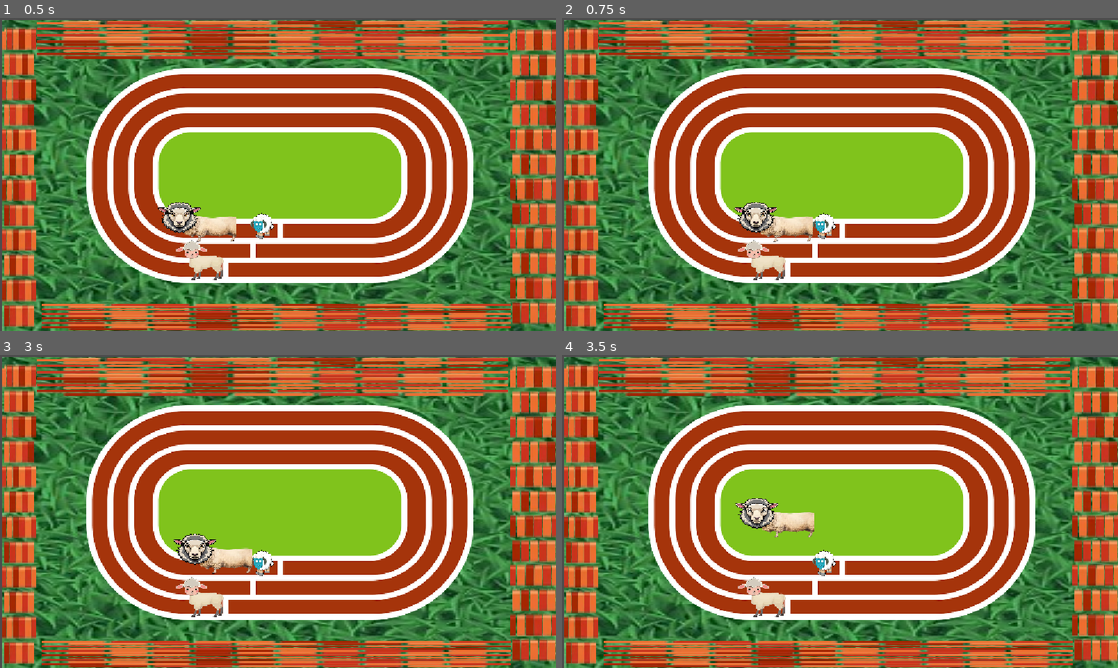
Above: before the commit, frames 1-4 (two rows, left to right).
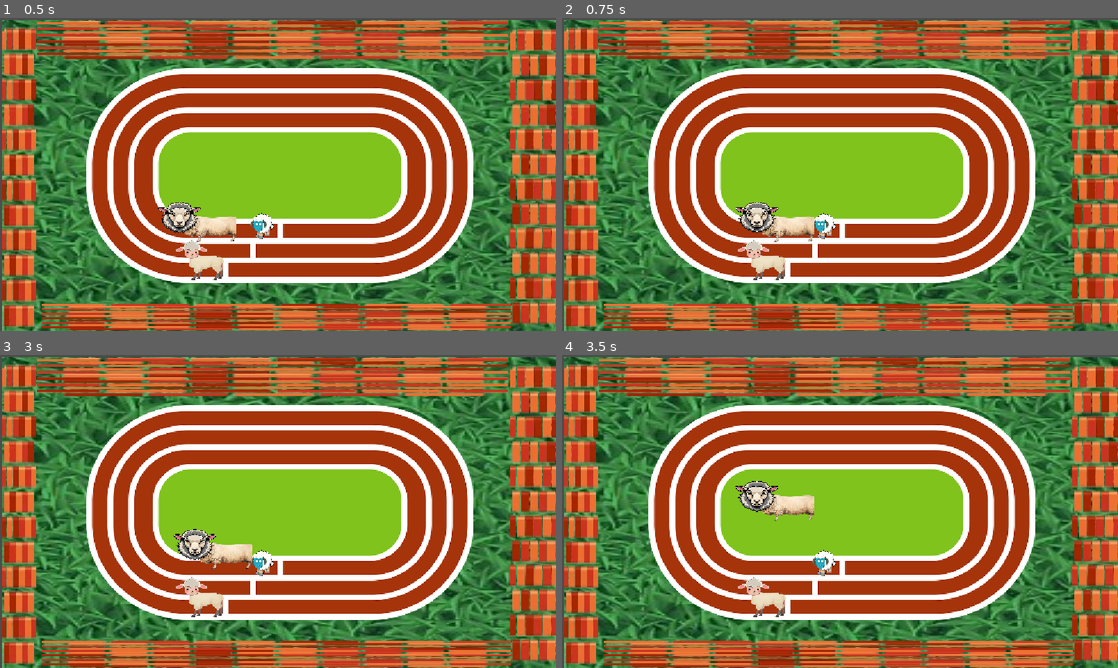
Above: after the commit, the same moments.

Repository: SiaCVerma/Sheep-Racing
Game: Godot game, scene res://SheepRacing.tscn
The game is run twice, just before and just after one commit, with the same random seed, the same clock (stepped at 60 frames per second) and the same inputs.
Inputs:
- Up to frame 1 (0.5 s): no input
- Up to frame 2 (0.75 s): tap Enter at 0.5 s; hold D (right) from 0.53 s (still down)
- Up to frame 3 (3 s): tap Space at 1.25, 2.75 s; release D (right) at 1.28 s; hold S (down) 1.28-2.03 s; tap Enter at 2 s; hold D (right) 2.03-2.78 s; hold W (up) from 2.78 s (still down)
- Up to frame 4 (3.5 s): keep holding W (up)

Frame 1 is identical in both runs. In frame 2, 0.5% of the frame differs, in the area x 30-46%, y 58-72%; in frame 3, 1.0%; in frame 4, 1.7%, in the area x 31-46%, y 40-59%.

Commit message:
s

Diff:
--- a/sheep-racing/SheepRacing.tscn
+++ b/sheep-racing/SheepRacing.tscn
@@ -200,4 +200,14 @@
 shape = SubResource("RectangleShape2D_27bjw")
 
 [connection signal="area_entered" from="Left Wall" to="Sheep 1" method="_on_left_wall_area_entered"]
+[connection signal="area_entered" from="Left Wall" to="Sheep 2" method="_on_left_wall_area_entered"]
+[connection signal="area_entered" from="Left Wall" to="Sheep 3" method="_on_left_wall_area_entered"]
 [connection signal="area_entered" from="Top Wall" to="Sheep 1" method="_on_top_wall_area_entered"]
+[connection signal="area_entered" from="Top Wall" to="Sheep 2" method="_on_top_wall_area_entered"]
+[connection signal="area_entered" from="Top Wall" to="Sheep 3" method="_on_top_wall_area_entered"]
+[connection signal="area_entered" from="Right Wall" to="Sheep 1" method="_on_right_wall_area_entered"]
+[connection signal="area_entered" from="Right Wall" to="Sheep 2" method="_on_right_wall_area_entered"]
+[connection signal="area_entered" from="Right Wall" to="Sheep 3" method="_on_right_wall_area_entered"]
+[connection signal="area_entered" from="Bottom Wall" to="Sheep 1" method="_on_bottom_wall_area_entered"]
+[connection signal="area_entered" from="Bottom Wall" to="Sheep 2" method="_on_bottom_wall_area_entered"]
+[connection signal="area_entered" from="Bottom Wall" to="Sheep 3" method="_on_bottom_wall_area_entered"]
--- a/sheep-racing/sheep_1.gd
+++ b/sheep-racing/sheep_1.gd
@@ -1,22 +1,21 @@
 extends CharacterBody2D
 func _physics_process(delta):
 	var input_direction = Input.get_vector("ui_left","ui_right","ui_up","ui_down")
-	velocity = input_direction*300
-	move_and_collide(velocity*0.02)
-
+	velocity = input_direction*200
+	move_and_slide()
 func _on_left_wall_area_entered(area: Area2D) -> void:
 	var input_direction = Input.get_vector("ui_left", "ui_right", "ui_up", "ui_down")
 	velocity = -velocity
-	input_direction=0
+	move_and_collide(velocity*0.1)
 func _on_top_wall_area_entered(area: Area2D) -> void:
 	var input_direction = Input.get_vector("ui_left", "ui_right", "ui_up", "ui_down")
 	velocity = -velocity
-	move_and_collide(velocity*0.02)
+	move_and_collide(velocity*0.1)
 func _on_right_wall_area_entered(area: Area2D) -> void:
 	var input_direction = Input.get_vector("ui_left", "ui_right", "ui_up", "ui_down")
 	velocity = -velocity
-	move_and_collide(velocity*0.02)
+	move_and_collide(velocity*0.1)
 func _on_bottom_wall_area_entered(area: Area2D) -> void:
 	var input_direction = Input.get_vector("ui_left", "ui_right", "ui_up", "ui_down")
 	velocity = -velocity
-	move_and_collide(velocity*0.02)
+	move_and_collide(velocity*0.1)
--- a/sheep-racing/sheep_2.gd
+++ b/sheep-racing/sheep_2.gd
@@ -1,5 +1,21 @@
 extends CharacterBody2D
 func _physics_process(delta):
 	var input_direction = Input.get_vector("left","right","up","down")
-	velocity = input_direction*150
+	velocity = input_direction*200
 	move_and_slide()
+func _on_left_wall_area_entered(area: Area2D) -> void:
+	var input_direction = Input.get_vector("left", "right", "up", "down")
+	velocity = -velocity
+	move_and_collide(velocity*0.1)
+func _on_top_wall_area_entered(area: Area2D) -> void:
+	var input_direction = Input.get_vector("left", "right", "up", "down")
+	velocity = -velocity
+	move_and_collide(velocity*0.1)
+func _on_right_wall_area_entered(area: Area2D) -> void:
+	var input_direction = Input.get_vector("left", "right", "up", "down")
+	velocity = -velocity
+	move_and_collide(velocity*0.1)
+func _on_bottom_wall_area_entered(area: Area2D) -> void:
+	var input_direction = Input.get_vector("left", "right", "up", "down")
+	velocity = -velocity
+	move_and_collide(velocity*0.1)
--- a/sheep-racing/sheep_3.gd
+++ b/sheep-racing/sheep_3.gd
@@ -1,5 +1,21 @@
 extends CharacterBody2D
 func _physics_process(delta):
 	var input_direction = Input.get_vector("left1","right1","up1","down1")
-	velocity = input_direction*225
+	velocity = input_direction*200
 	move_and_slide()
+func _on_left_wall_area_entered(area: Area2D) -> void:
+	var input_direction = Input.get_vector("left1", "right1", "up1", "down1")
+	velocity = -velocity
+	move_and_collide(velocity*0.1)
+func _on_top_wall_area_entered(area: Area2D) -> void:
+	var input_direction = Input.get_vector("left1", "right1", "up1", "down1")
+	velocity = -velocity
+	move_and_collide(velocity*0.1)
+func _on_right_wall_area_entered(area: Area2D) -> void:
+	var input_direction = Input.get_vector("left1", "right1", "up1", "down1")
+	velocity = -velocity
+	move_and_collide(velocity*0.1)
+func _on_bottom_wall_area_entered(area: Area2D) -> void:
+	var input_direction = Input.get_vector("left1", "right1", "up1", "down1")
+	velocity = -velocity
+	move_and_collide(velocity*0.1)
